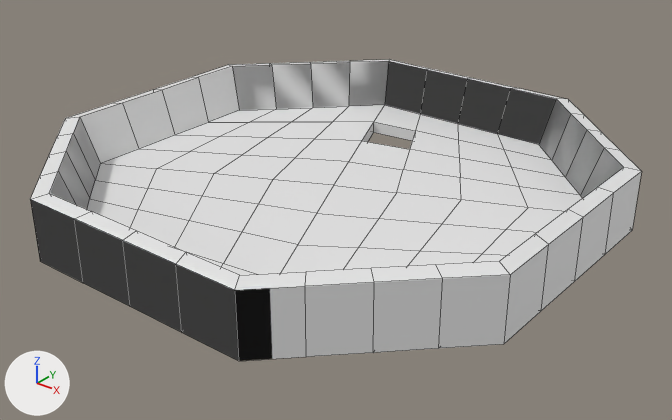
The OBJ model models/floor_2.obj, before and after one commit.
Both versions are drawn from a 50 mm lens placed at (33.0, -41.0, 23.8), pointed at (0.8, -0.7, -1.2). The axes (+X, +Y, +Z) are drawn at lower left. The lights are the same throughout. Mesh edges are drawn as thin lines. Where no turn or scale is listed for an object, it has been applied to the vertices.

Script lines for the objects in view, before the commit:
```python
me_floor_002 = bpy.data.meshes.new('floor.002')
me_floor_002.from_pydata(...)  # 226 vertices, 226 faces; spans x -16.2..16.2, y -16.2..16.2, z -0.9..3.0
ob_floor_002 = bpy.data.objects.new('floor.002', me_floor_002)
ob_floor_002.location = (0.0, 0.0, 0.0)
```
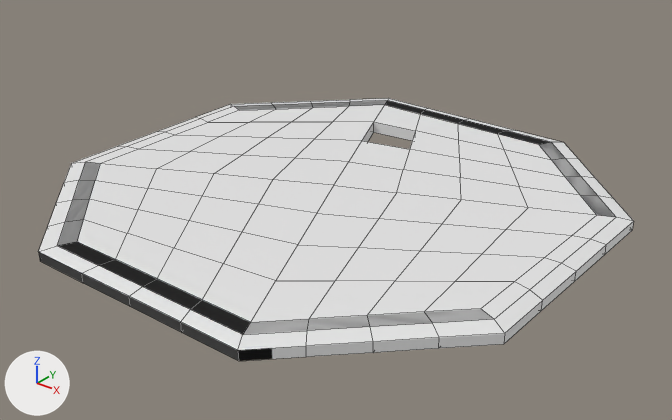
The change in detail:
me_floor_002 is used by ob_floor_002; location (0.0, 0.0, 0.0).
me_floor_002 had 226 vertices, 226 faces and spanned x -16.2..16.2, y -16.2..16.2, z -0.9..3.0.
me_floor_002 now has 226 vertices, 226 faces and spans x -16.2..16.2, y -16.2..16.2, z -0.9..0.0.
me_floor_002 part 1: all 64 vertices in x -16.2..16.2, y -16.2..16.2, z 2.8..3.0 are moved by (0.0, 0.0, -3.1).
me_floor_002 part 2: edges marked sharp go from 187 to 179.

Changed parts and their boxes (x1, y1, x2, y2) in the pictures (672 x 420 px; the box of a moved part takes in the faces that stretch with it):
'floor.002', reshaped (13% shorter): before (30, 59, 641, 361); after (39, 98, 634, 361)
part 1 of me_floor_002, moved or reshaped: before (30, 59, 641, 361); after (39, 98, 634, 361)
part 2 of me_floor_002, shading changed: (87, 105, 582, 275) in both
